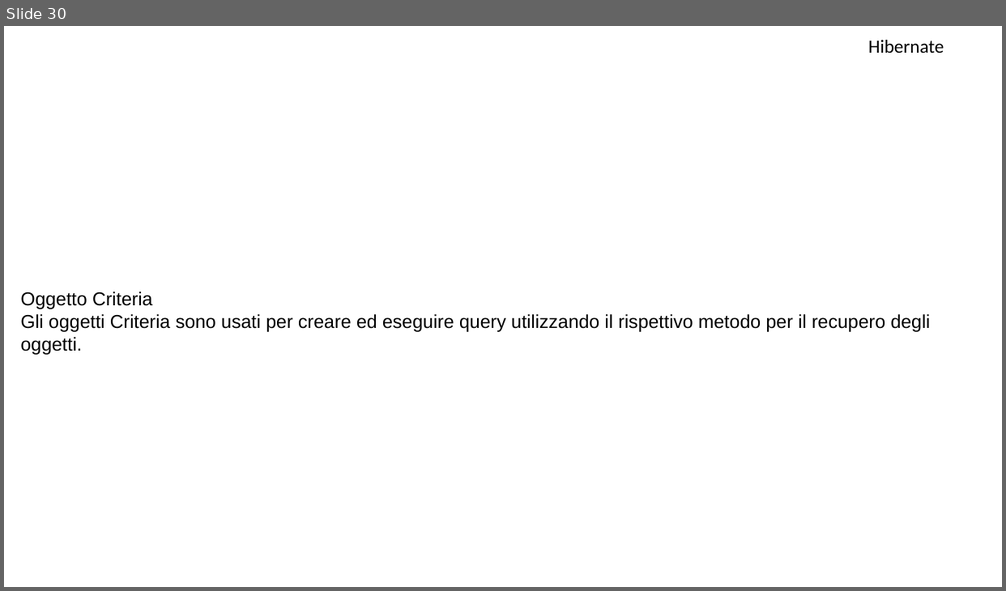
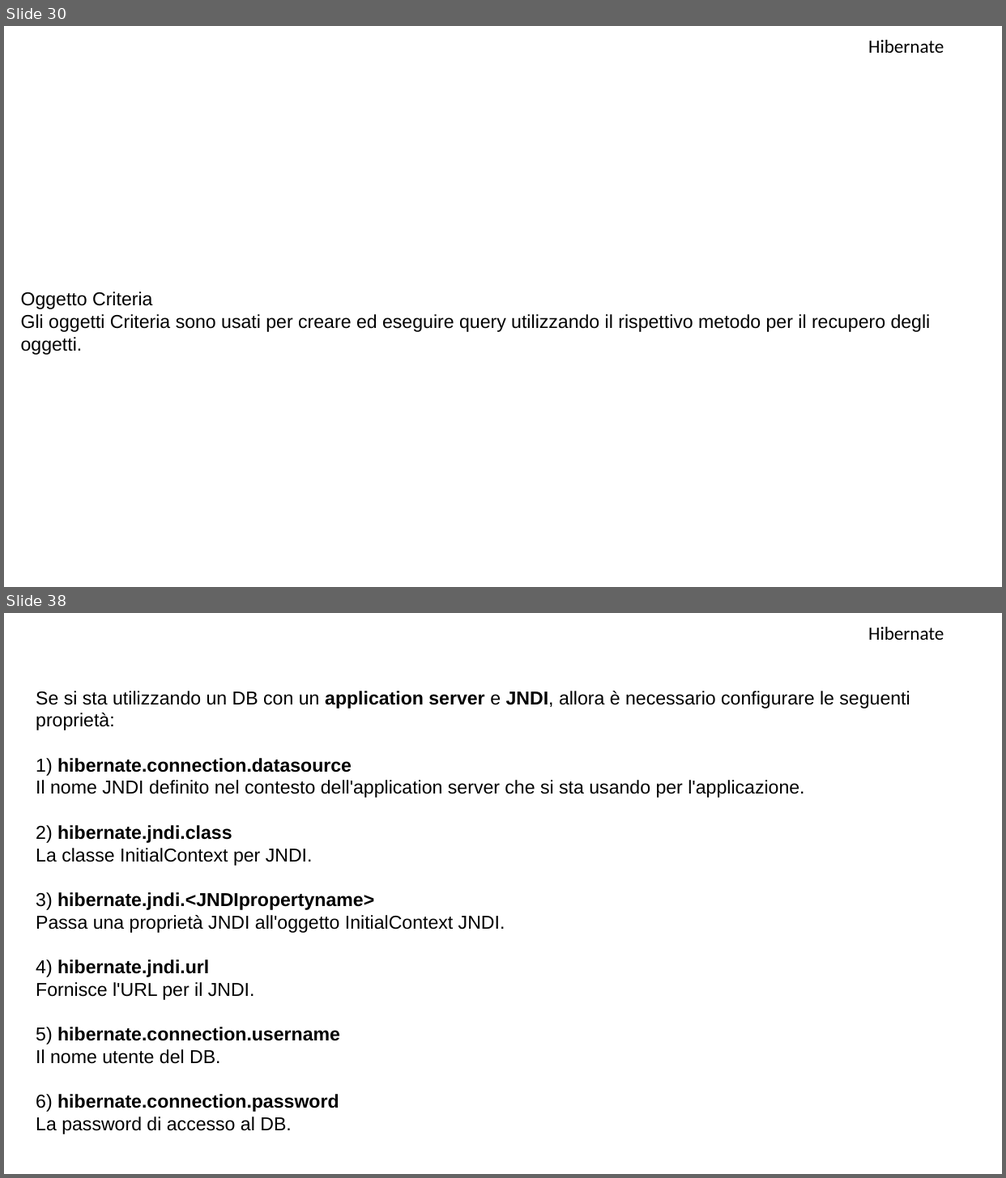
Before and after one commit to MarioMoro/Corso-Java-2019, a slide deck: Hibernate.pptx. Shown one above the other, each under a label of ours: slide 30 before the commit, slides 30 and 38 after it; the slides between them are not shown. The pictures are 1006x591 and 1006x1178 pixels, drawn with LibreOffice and Linux fonts; fonts in the diff are those of the drawing; background and template pictures are left out. Boxes give left, top, right and bottom in pixels: in the first picture for what was removed or moved away, otherwise in the second. Text is boxed around its words. In the diff, an @@ line names an element or a change of style, - is before the commit and + after.

```diff
--- a/Hibernate.pptx
+++ b/Hibernate.pptx
@@ slide 38 added at (x1=4, y1=613, x2=1002, y2=1174), background picture (left out) @@
@@ text added at (x1=868, y1=627, x2=944, y2=640), 18 pt, text #000000 @@
+Hibernate
@@ text added at (x1=36, y1=691, x2=910, y2=1112), 18 pt, text #000000 @@
+Se si sta utilizzando un DB con un application server e JNDI, allora è necessario configurare le seguenti proprietà:
+1) hibernate.connection.datasource
+Il nome JNDI definito nel contesto dell'application server che si sta usando per l'applicazione.
+2) hibernate.jndi.class
+La classe InitialContext per JNDI.
+3) hibernate.jndi.<JNDIpropertyname>
+Passa una proprietà JNDI all'oggetto InitialContext JNDI.
+4) hibernate.jndi.url
+Fornisce l'URL per il JNDI.
+5) hibernate.connection.username
+Il nome utente del DB.
+6) hibernate.connection.password
+La password di accesso al DB.
```
Also in this commit, not shown: 2 slides changed, 26 other slides added, 5 other files.
